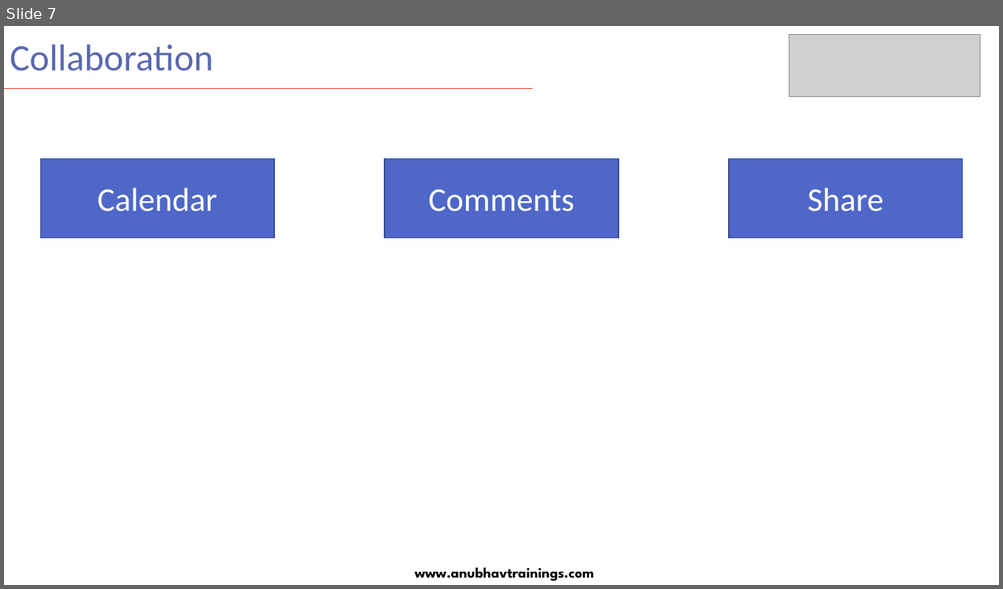
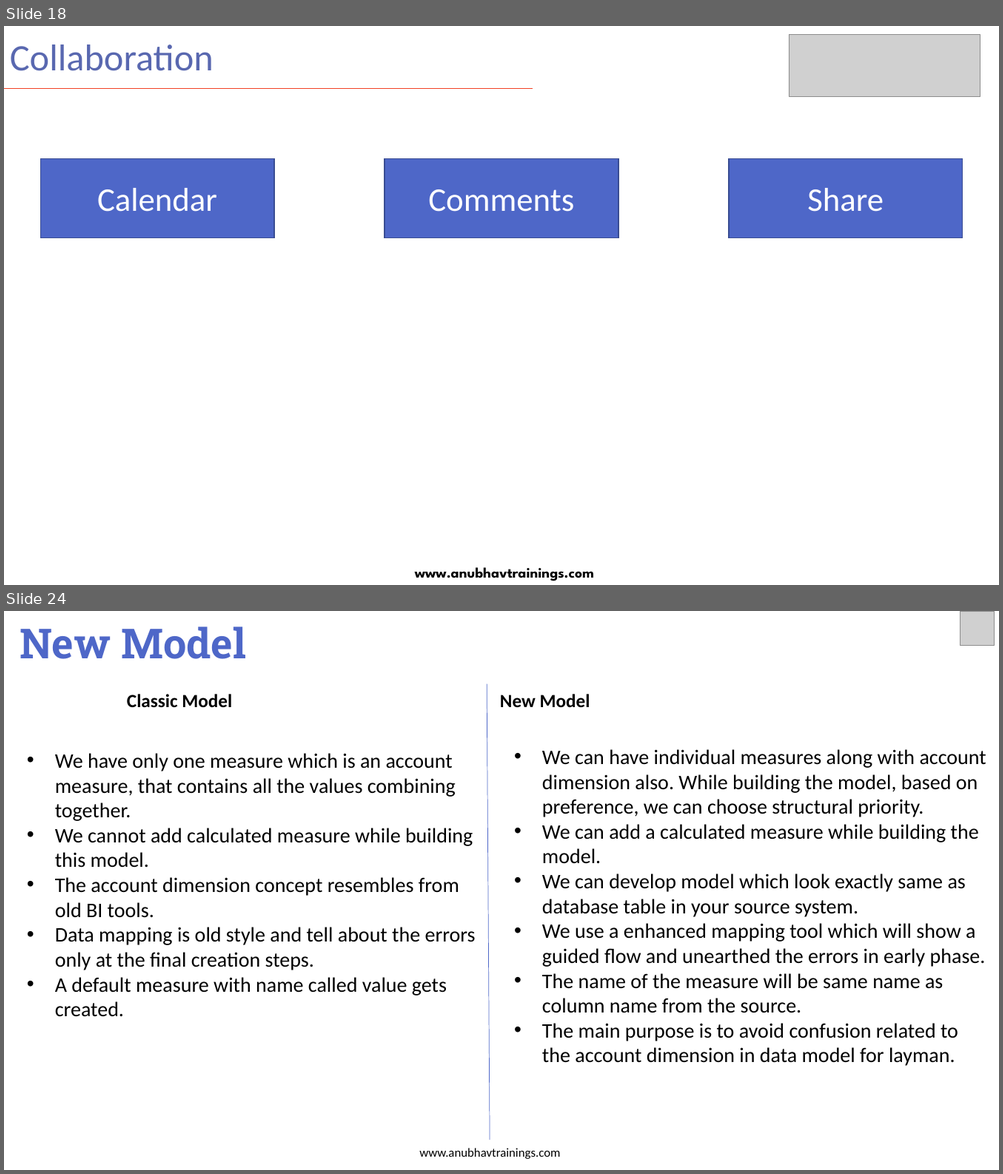
Before and after one commit to soyuztechnologies/SAC_merckgroup, a slide deck: day 9/SAC_Training Day 9.pptx. Shown one above the other, each under a label of ours: slide 7 before the commit, slides 18 and 24 after it; the slides between them are not shown. The pictures are 1003x589 and 1003x1174 pixels, drawn with LibreOffice and Linux fonts; fonts in the diff are those of the drawing; grey boxes stand for pictures. Boxes give left, top, right and bottom in pixels: in the first picture for what was removed or moved away, otherwise in the second. Text is boxed around its words. In the diff, an @@ line names an element or a change of style, - is before the commit and + after.

```diff
--- a/day 9/SAC_Training Day 9.pptx
+++ b/day 9/SAC_Training Day 9.pptx
@@ slide 24 added at bbox=[4, 611, 999, 1170], background #FFFFFF @@
@@ text added at bbox=[20, 627, 246, 659], 40 pt, text #4E67C8, bold @@
+New Model
@@ picture added at bbox=[960, 612, 994, 645] @@
@@ text added at bbox=[127, 694, 590, 708], 18 pt, text #000000, bold @@
+Classic Model New Model
@@ line added from (486, 684) to (489, 1141), #4E67C8 0.5 pt @@
@@ text added at bbox=[55, 753, 475, 1017], 20 pt, text #000000 @@
+• We have only one measure which is an account measure, that contains all the values combining together.
+• We cannot add calculated measure while building this model.
+• The account dimension concept resembles from old BI tools.
+• Data mapping is old style and tell about the errors only at the final creation steps.
+• A default measure with name called value gets created.
@@ text added at bbox=[542, 749, 986, 1066], 20 pt, text #000000 @@
+• We can have individual measures along with account dimension also. While building the model, based on preference, we can choose structural priority.
+• We can add a calculated measure while building the model.
+• We can develop model which look exactly same as database table in your source system.
+• We use a enhanced mapping tool which will show a guided flow and unearthed the errors in early phase.
+• The name of the measure will be same name as column name from the source.
+• The main purpose is to avoid confusion related to the account dimension in data model for layman.
@@ text added at bbox=[419, 1148, 560, 1159], 12 pt, text #000000 @@
+www.anubhavtrainings.com
@@ what was slide 7 is now slide 18 @@
```
Also in this commit, not shown: 1 slide changed, 28 other slides added, 2 slides removed, 6 other files.
